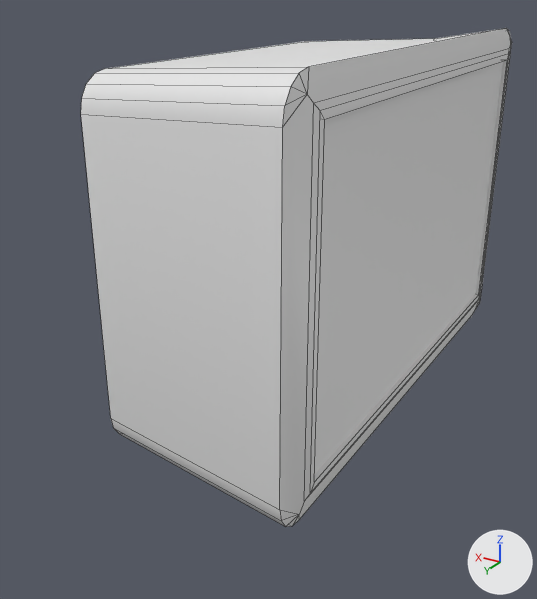
The Blender file Assets/Models/lavatank.blend as it was, and as the next commit left it.
One viewpoint serves both versions: a camera (50 mm lens) standing at (-2.56, 5.35, 1.82) and looking at (0.17, 0.8, -0.45). The lights are fixed; the arrows at lower right show +X, +Y and +Z. Mesh edges are drawn as thin lines.
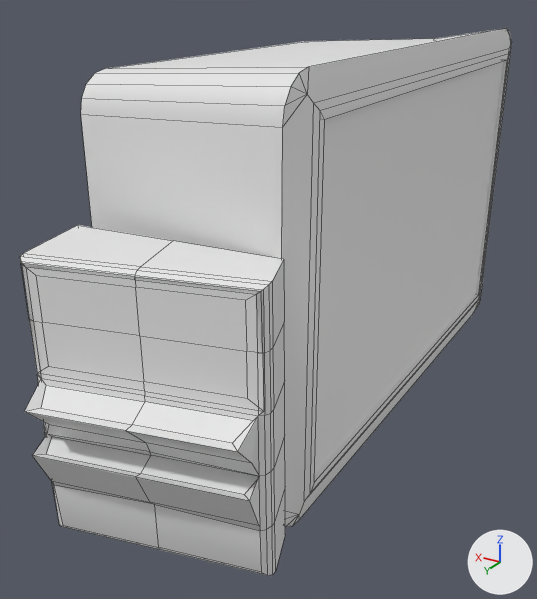
What differs and where, as boxes (x1, y1, x2, y2) in the pictures (537 x 599 px):
'Cube.002', added
    after: (20, 225, 285, 575)
'Cube.003', added
    after: (36, 275, 248, 399)
'Cube.004', added
    after: (41, 385, 252, 443)
'Cube.005', added
    after: (47, 436, 258, 495)

Patch to the scene script:
```diff
--- a/Assets/Models/lavatank.blend.py
+++ b/Assets/Models/lavatank.blend.py
@@ me_cube_006 @@
+me_cube_006.from_pydata([(-0.547, 2.652, -0.698), (0.277, 2.906, -0.7), (-0.135, 2.779, -0.699), (-0.557, 2.52, -0.662), (0.324, 2.791, -0.664), (-0.116, 2.655, -0.663)], [], [(1, 2, 5, 4), (2, 0, 3, 5)])
@@ me_cube_005 @@
+me_cube_005.from_pydata([(-0.524, 2.699, -0.363), (0.243, 2.935, -0.365), (-0.14, 2.817, -0.364), (-0.543, 2.539, -0.308), (0.306, 2.8, -0.31), (-0.118, 2.67, -0.309)], [], [(1, 2, 5, 4), (2, 0, 3, 5)])
@@ me_cube_004 @@
+me_cube_004.from_pydata([(-0.522, 2.54, 0.361), (0.288, 2.789, 0.359), (-0.117, 2.665, 0.086), (0.288, 2.789, -0.189), (-0.522, 2.54, -0.187), (-0.117, 2.665, 0.36), (-0.522, 2.54, 0.087), (0.288, 2.789, 0.085), (-0.117, 2.665, -0.188)], [], [(2, 5, 1, 7), (8, 2, 7, 3), (4, 6, 2, 8), (6, 0, 5, 2)])
@@ me_cube_003 @@
+me_cube_003.from_pydata(...)  # 117 vertices, 108 faces; spans x -0.59..0.46, y 2.14..3.02, z -1.35..0.45
+me_cube_003.polygons.foreach_set('use_smooth', [True] * 108)
@@ ob_cube_005 @@
+ob_cube_005 = bpy.data.objects.new('Cube.005', me_cube_006)
+ob_cube_005.location = (0.0, 0.0, 0.0)
+ob_cube_005.rotation_euler = (0.00569, 0.0166, -0.000238)  # degrees (0.3, 1, -0)
+ob_cube_005.scale = (1.44, 1.01, 1.0)
@@ ob_cube_004 @@
+ob_cube_004 = bpy.data.objects.new('Cube.004', me_cube_005)
+ob_cube_004.location = (0.0, 0.0, 0.0)
+ob_cube_004.rotation_euler = (0.00569, 0.0166, -0.000238)  # degrees (0.3, 1, -0)
+ob_cube_004.scale = (1.44, 1.01, 1.0)
@@ ob_cube_003 @@
+ob_cube_003 = bpy.data.objects.new('Cube.003', me_cube_004)
+ob_cube_003.location = (0.0, 0.0, 0.0)
+ob_cube_003.rotation_euler = (0.00569, 0.0166, -0.000238)  # degrees (0.3, 1, -0)
+ob_cube_003.scale = (1.44, 1.01, 1.0)
@@ ob_cube_002 @@
+ob_cube_002 = bpy.data.objects.new('Cube.002', me_cube_003)
+ob_cube_002.location = (0.0, 0.0, 0.0)
+ob_cube_002.rotation_euler = (0.00569, 0.0166, -0.000238)  # degrees (0.3, 1, -0)
+ob_cube_002.scale = (1.44, 1.01, 1.0)
```
